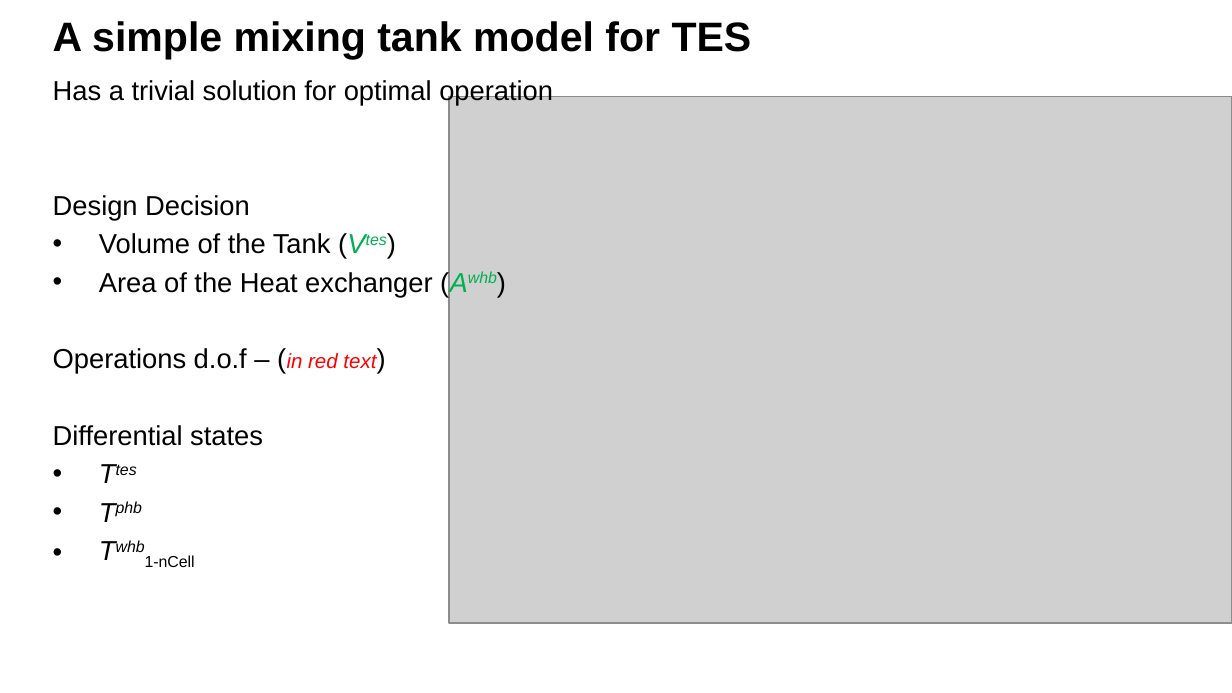
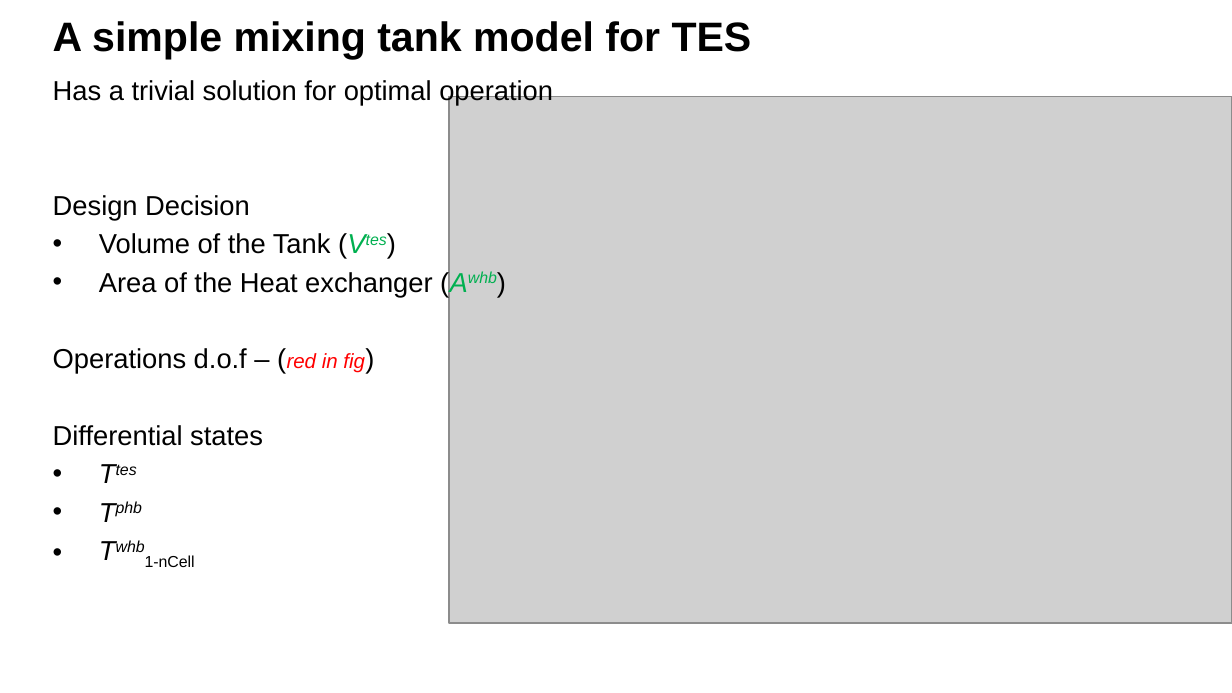
Before and after one commit to sandeepprakash6666/Escape-Paper, a slide deck: slide 6 of Admin/Escape Results.pptx. Drawn at 1232x693 pixels with LibreOffice and Linux fonts; fonts in the diff are those of the drawing; grey boxes stand for pictures; background and template pictures are left out. Boxes give left, top, right and bottom in pixels: in the first picture for what was removed or moved away, otherwise in the second. Text is boxed around its words. In the diff, an @@ line names an element or a change of style, - is before the commit and + after.

```diff
--- a/Admin/Escape Results.pptx
+++ b/Admin/Escape Results.pptx
@@ text at (53, 348, 365, 374): text changed @@
-Operations d.o.f – (in red text)
+Operations d.o.f – (red in fig)
```
Also in this commit, not shown: 1 other slide changed, 11 other files.
